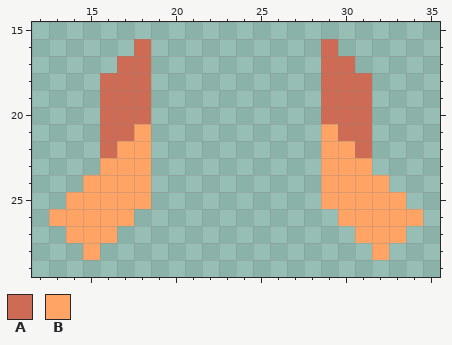
Pixel-art sprite -- sprites/units/axatar/flying-attack/sting-cell.png. That is the earlier state.
The file is 48x48 pixels. Shown: x 12..35, y 15..29.
Palette (. is transparent): A #ce6b55  B #ffa465
Pixels before, first column x 13:
16 .....A..........A.....
17 ....AA..........AA....
18 ...AAA..........AAA...
19 ...AAA..........AAA...
20 ...AAA..........AAA...
21 ...AAB..........BAA...
22 ...ABB..........BBA...
23 ...BBB..........BBB...
24 ..BBBB..........BBBB..
25 .BBBBB..........BBBBB.
26 BBBBB............BBBBB
27 .BBB..............BBB.
28 ..B................B..
And afterwards:
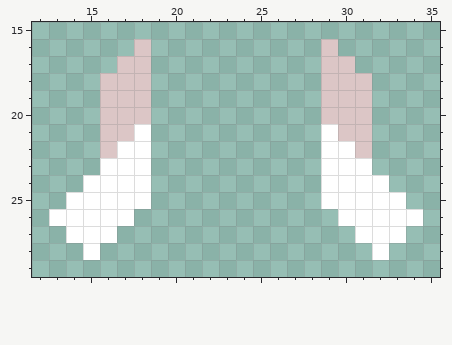
Commit message: cells (temporary , i will try to make them alot more fancier when i have time)
Diff:
colour A: #ce6b55 -> #dcc6c6
colour B: #ffa465 -> #ffffff
Where, in picture pixels (left, top, right, bottom), the same in both pictures:
changed: (49, 39, 151, 260)
changed: (321, 39, 423, 260)
